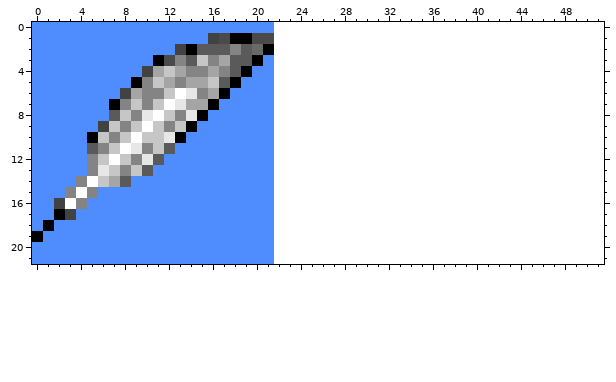
File history of a pixel-art sprite, src/webapp/lenya/resources/misc/menu/images/admin_active.gif. Above, as it was before the edit.
The file is 22x22 pixels. Colours within 5 levels of each other are drawn and written as one. The old version is drawn lined up with the new one, on the new canvas.
And afterwards:
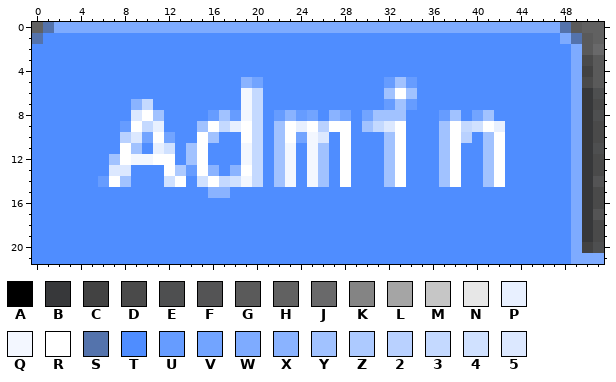
Palette (. is transparent): A #000000  B #37383a  C #424242  D #4a4a4a  E #4e4f50  F #545455  G #5a5a5a  H #616161  J #69696a  K #848484  L #a5a5a5  M #c6c6c6  N #e7e7e7  P #e8f0ff  Q #f3f7ff  R #ffffff  S #5473ac  T #4f8dff  U #669cff  V #72a4ff  W #7eabff  X #8ab3ff  Y #a1c2ff  Z #adcaff  2 #b9d1ff  3 #c4d9ff  4 #d0e1ff  5 #dce8ff
Edits made:
canvas 22x22 -> 52x22
Changed rows in their new state; - is an unchanged pixel.
first column x 0:
 0 HSWWWWWWWWWWWWWWWWWWWWWWWWWWWWWWWWWWWWWWWWWWWWWWSGHH
 1 S---------------TTTTTTTTTTTTTTTTTTTTTTTTTTTTTTTTWSGH
 2 -------------TTTTTTTTTTTTTTTTTTTTTTTTTTTTTTTTTTTTWGJ
 3 -----------TTTTTTTTTT-TTTTTTTTTTTTTTTTTTTTTTTTTTTWDG
 4 ----------TTTTTTTTTT--TTTTTTTTTTTTTTTTTTTTTTTTTTTWCG
 5 ---------TTTTTTTTTTXV-TTTTTTTTTTUYUTTTTTTTTTTTTTTWDG
 6 --------TTTTTTTTTT-Q3-TTTTTTTTTTYRYTTTTTTTTTTTTTTWBE
 7 -------TTX3TTTTTT--Q3-TTTTTTTTTTUYUTTTTTTTTTTTTTTWBD
 8 -------TT5RYTTTTUYUQ3-UXUVTXVTVYYYTTTUYTVYTTTTTTTWBE
 9 ------TTUR3PTTTYR3PR3-YRPR2RRTY35RTTTYR34RPTTTTTTWBD
10 -----TTT25VRVT-RY--R3-YRVQ5TRTTTYRTTTYR2TYRTTTTTTWBD
11 -----TTT-YTP4-YR---Q3-YQTQYTRTTTYRTTTYRTTYRTTTTTTWBE
12 -----TTYRQQRR-YR---Q3-YQTQYTRTTTYRTTTYRTTYRTTTTTTWBD
13 -----TT55TT-RZURX-XR3-YQTQYTRTTTYRTTTYRTTYRTTTTTTWBD
14 ----TTURY---4R-4R34Q3-YQTQYTRTTTYRTTTYRTTYRTTTTTTWBF
15 ---TTT----------XX----TTTTTTTTTTTTTTTTTTTTTTTTTTTWBD
16 --TTT-----------------TTTTTTTTTTTTTTTTTTTTTTTTTTTWBD
17 --TT------------------TTTTTTTTTTTTTTTTTTTTTTTTTTTWBF
18 -T--------------------TTTTTTTTTTTTTTTTTTTTTTTTTTTWBD
19 T---------------------TTTTTTTTTTTTTTTTTTTTTTTTTTTWBD
20 ----------------------TTTTTTTTTTTTTTTTTTTTTTTTTTTWCE
21 ----------------------TTTTTTTTTTTTTTTTTTTTTTTTTTTWWW
Where, in picture pixels (left, top, right, bottom), the same in both pictures:
changed: (32, 22, 604, 264)
